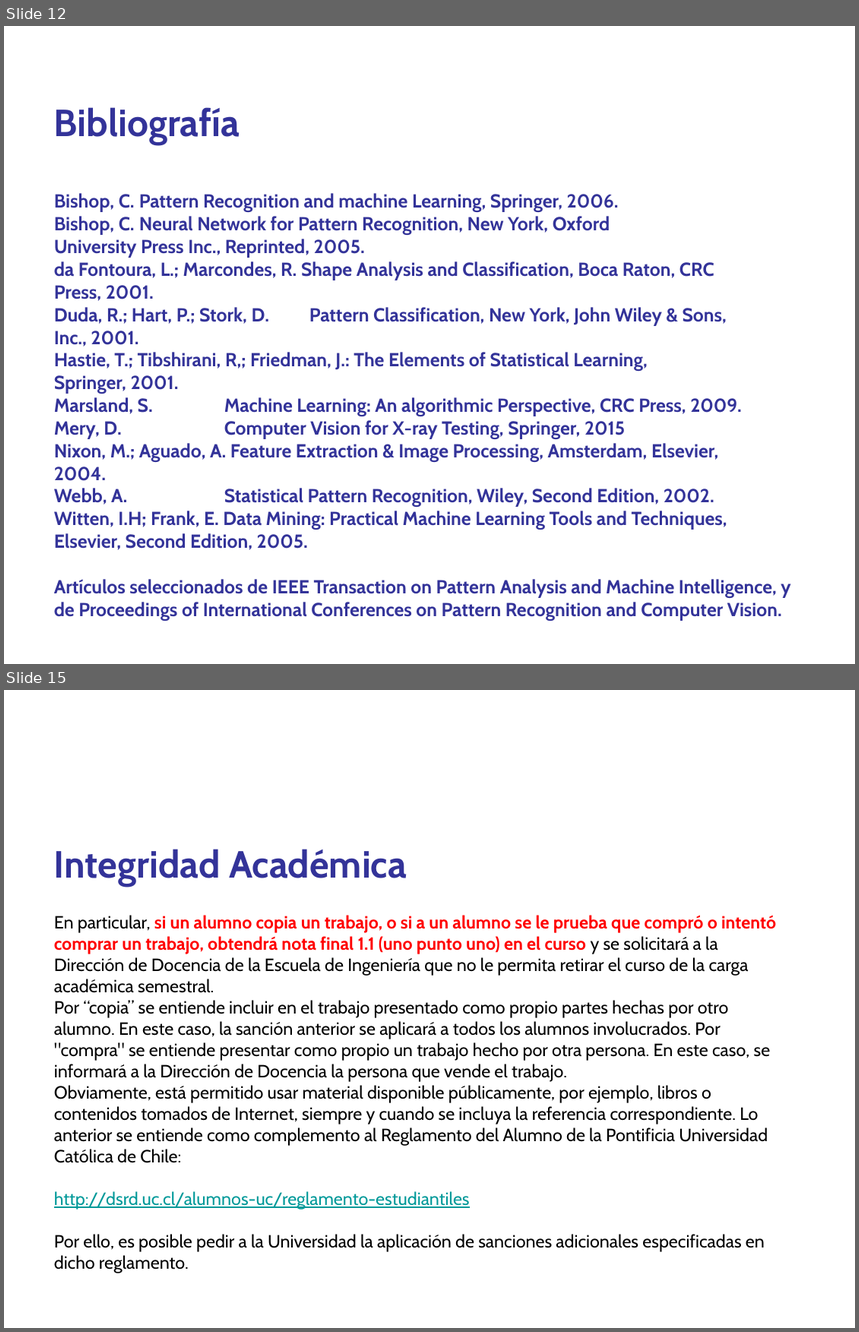
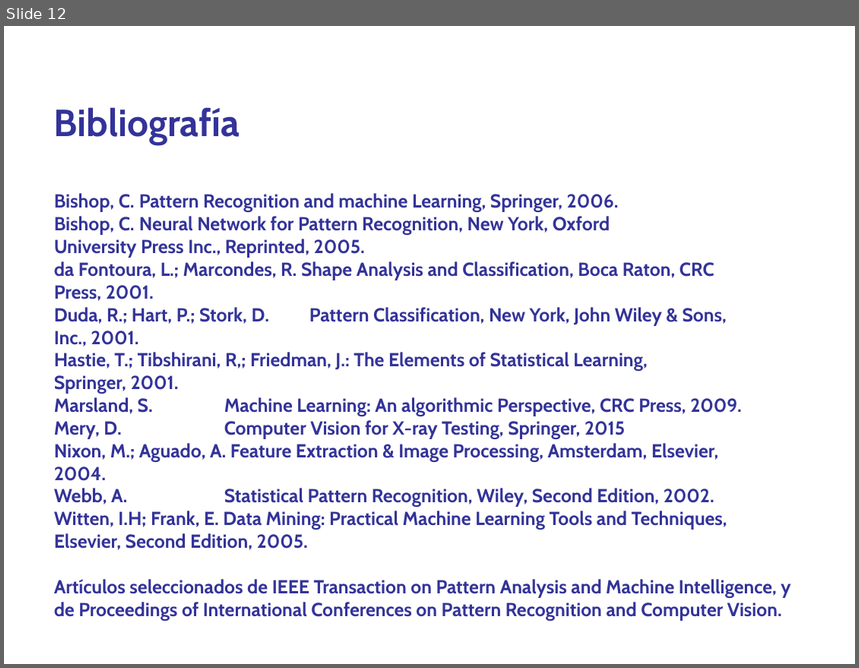
Before and after one commit to domingomery/patrones, a slide deck: clases/Cap00_Lineas_Generales/program/PAT00_Presentacion.pptx. Shown one above the other, each under a label of ours: slides 12 and 15 before the commit, slide 12 after it; the slides between them are not shown. The pictures are 859x1332 and 859x668 pixels, drawn with LibreOffice and Linux fonts; fonts in the diff are those of the drawing. Boxes give left, top, right and bottom in pixels: in the first picture for what was removed or moved away, otherwise in the second. Text is boxed around its words. In the diff, an @@ line names an element or a change of style, - is before the commit and + after.

```diff
--- a/clases/Cap00_Lineas_Generales/program/PAT00_Presentacion.pptx
+++ b/clases/Cap00_Lineas_Generales/program/PAT00_Presentacion.pptx
@@ slide 15 removed at [4, 690, 855, 1328], background #FFFFFF @@
@@ text removed at [54, 849, 776, 1274] @@
-Integridad Académica
-En particular, si un alumno copia un trabajo, o si a un alumno se le prueba que compró o intentó comprar un trabajo, obtendrá nota final 1.1 (uno punto uno) en el curso y se solicitará a la Dirección de Docencia de la Escuela de Ingeniería que no le permita retirar el curso de la carga académica semestral.
-Por “copia” se entiende incluir en el trabajo presentado como propio partes hechas por otro alumno. En este caso, la sanción anterior se aplicará a todos los alumnos involucrados. Por "compra" se entiende presentar como propio un trabajo hecho por otra persona. En este caso, se informará a la Dirección de Docencia la persona que vende el trabajo.
-Obviamente, está permitido usar material disponible públicamente, por ejemplo, libros o contenidos tomados de Internet, siempre y cuando se incluya la referencia correspondiente. Lo anterior se entiende como complemento al Reglamento del Alumno de la Pontificia Universidad Católica de Chile:
-http://dsrd.uc.cl/alumnos-uc/reglamento-estudiantiles
-Por ello, es posible pedir a la Universidad la aplicación de sanciones adicionales especificadas en dicho reglamento.
```
Also in this commit, not shown: 2 slides changed, 3 other slides removed, 4 other files.
